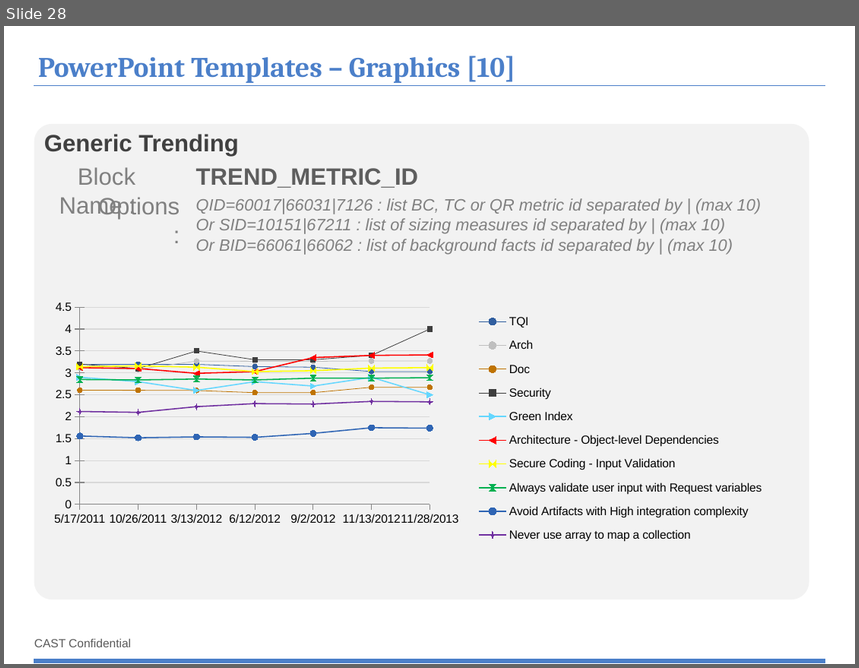
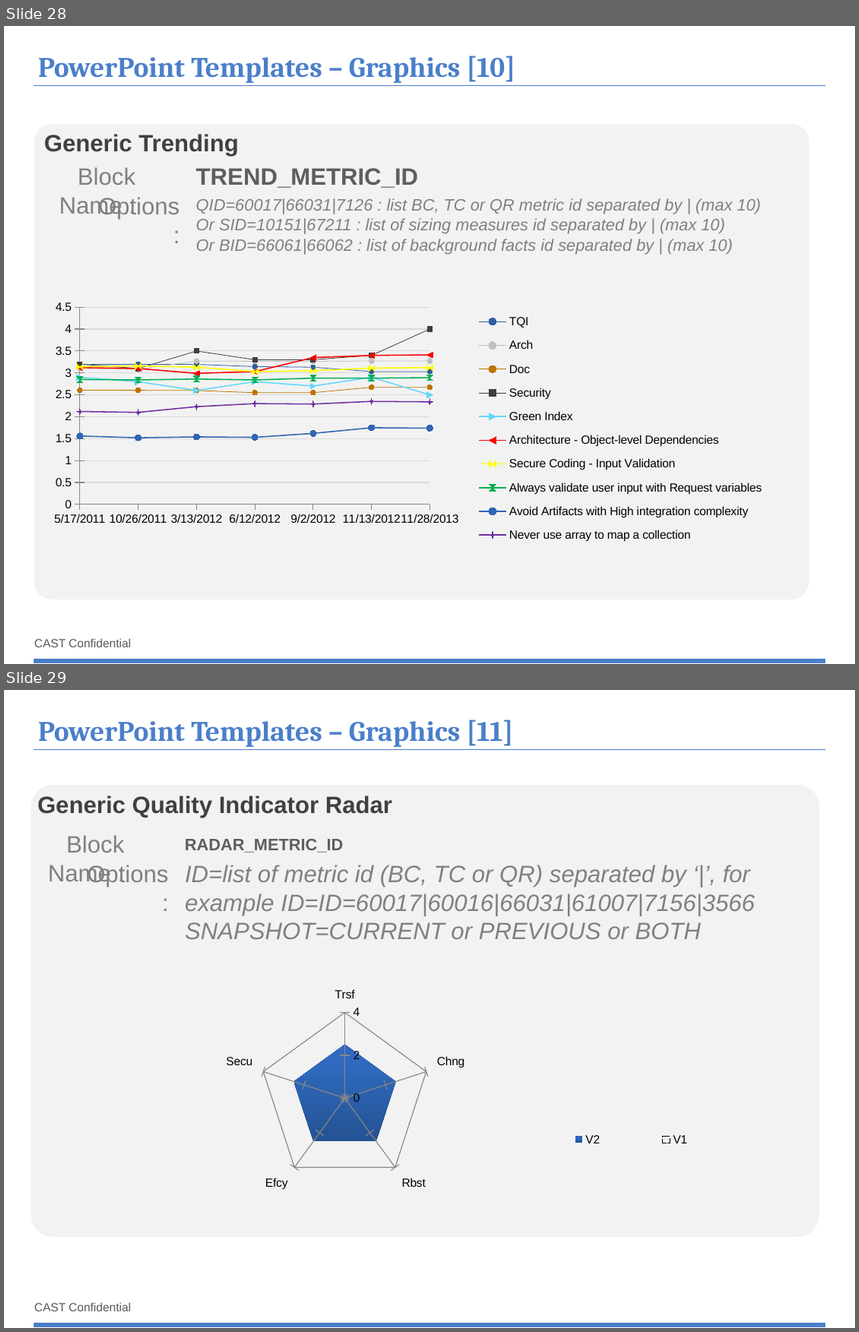
Before and after one commit to CAST-projects/ReportGenerator, a slide deck: CastReporting.Reporting/TemplatesFiles/1- Powerpoint-components-library.pptx. Shown one above the other, each under a label of ours: slide 28 before the commit, slides 28 and 29 after it. The pictures are 859x668 and 859x1332 pixels, drawn with LibreOffice and Linux fonts; fonts in the diff are those of the drawing; background and template pictures are left out. Boxes give left, top, right and bottom in pixels: in the first picture for what was removed or moved away, otherwise in the second. Text is boxed around its words. In the diff, an @@ line names an element or a change of style, - is before the commit and + after.

Commit message:
REPORTGEN-139 : RADAR_METRIC_ID

```diff
--- a/CastReporting.Reporting/TemplatesFiles/1- Powerpoint-components-library.pptx
+++ b/CastReporting.Reporting/TemplatesFiles/1- Powerpoint-components-library.pptx
@@ slide 29 added at (x1=4, y1=690, x2=855, y2=1328), background #FFFFFF; not listed: 3 template elements that a slide beside it also shows @@
@@ title added at (x1=38, y1=720, x2=514, y2=747), 24 pt, text #4B7FC9, bold @@
+PowerPoint Templates – Graphics [11]
@@ rounded rectangle added at (x1=31, y1=785, x2=819, y2=1237), fill #F2F2F2 @@
@@ text added at (x1=37, y1=796, x2=392, y2=818), 20 pt, text #404040, bold @@
+Generic Quality Indicator Radar
@@ text added at (x1=48, y1=835, x2=124, y2=886), 20 pt, text #808080 @@
+Block Name :
@@ text added at (x1=185, y1=839, x2=343, y2=853), 14 pt, text #5E5E5E, bold @@
+RADAR_METRIC_ID
@@ text added at (x1=87, y1=865, x2=168, y2=888), 20 pt, text #808080 @@
+Options :
@@ text added at (x1=185, y1=865, x2=755, y2=939), 20 pt, text #808080, italic @@
+ID=list of metric id (BC, TC or QR) separated by ‘|’, for example ID=ID=60017|60016|66031|61007|7156|3566
+SNAPSHOT=CURRENT or PREVIOUS or BOTH
@@ radar filled chart added at (x1=88, y1=983, x2=764, y2=1217) @@
+categories: Trsf, Chng, Rbst, Efcy, Secu
+V2: 2.5, 2.5, 2.5, 2.5, 2.5
+V1: 1.5, 1.5, 1.5, 1.5, 1.5
```
Also in this commit, not shown: 5 other files.
